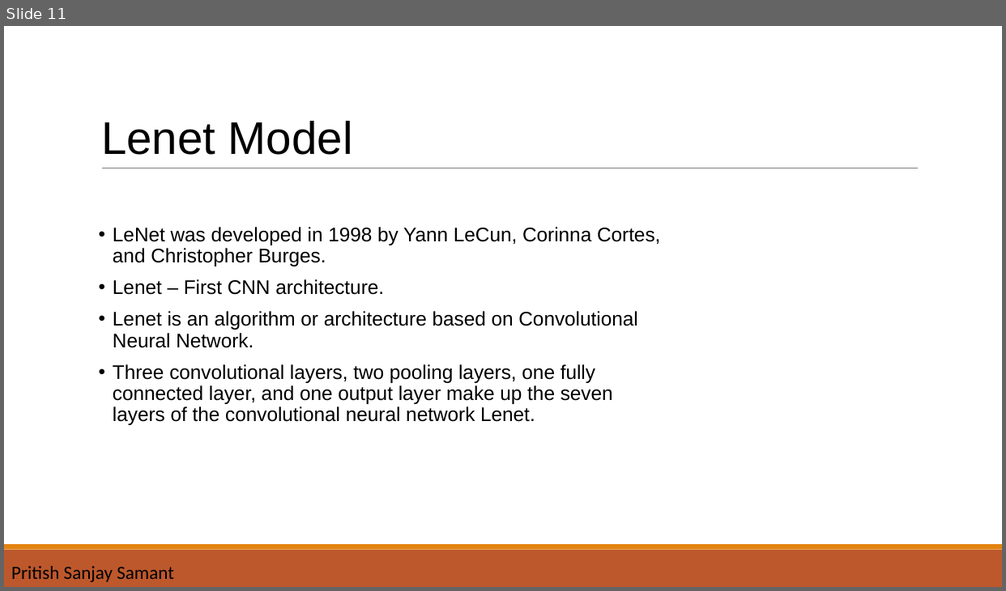
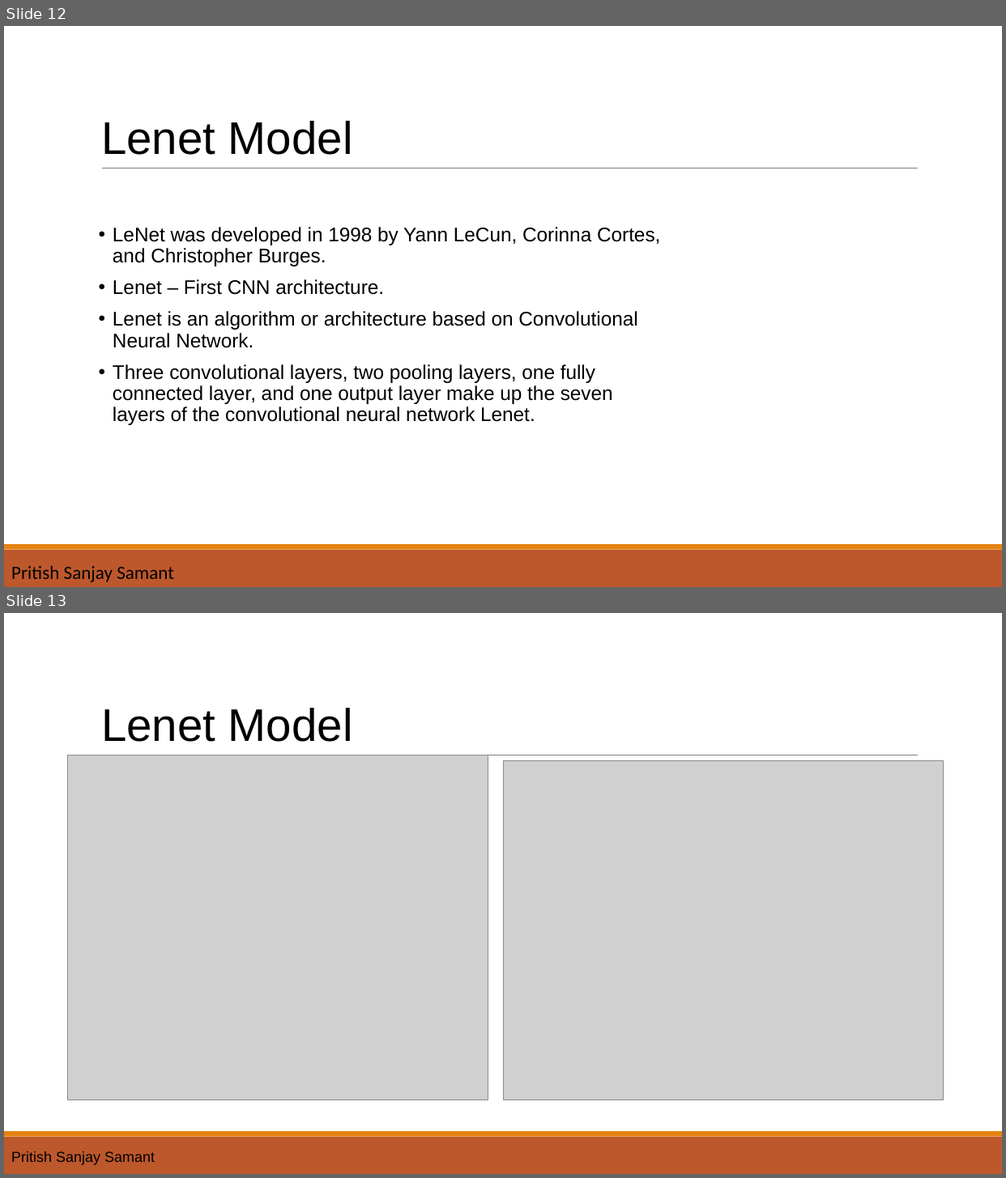
Before and after one commit to yoonsukwkd96/Autonomous_Systems_B_Lab_Group_A, a slide deck: final_presentation_groupA.pptx. Shown one above the other, each under a label of ours: slide 11 before the commit, slides 12 and 13 after it. The pictures are 1006x591 and 1006x1178 pixels, drawn with LibreOffice and Linux fonts; fonts in the diff are those of the drawing; grey boxes stand for pictures. Boxes give left, top, right and bottom in pixels: in the first picture for what was removed or moved away, otherwise in the second. Text is boxed around its words. In the diff, an @@ line names an element or a change of style, - is before the commit and + after.

```diff
--- a/final_presentation_groupA.pptx
+++ b/final_presentation_groupA.pptx
@@ slide 13 added at (4,613,1002,1174), background #FFFFFF; not listed: 3 template elements that a slide beside it also shows @@
@@ title added at (101,708,353,742), 44 pt, text #000000 @@
+Lenet Model
@@ picture added at (68,756,488,1101) @@
@@ picture added at (503,761,944,1101) @@
@@ text added at (11,1152,155,1165), 14 pt, text #000000 @@
+Pritish Sanjay Samant
@@ what was slide 11 is now slide 12 @@
```
Also in this commit, not shown: 1 other slide added, 1 other file.
